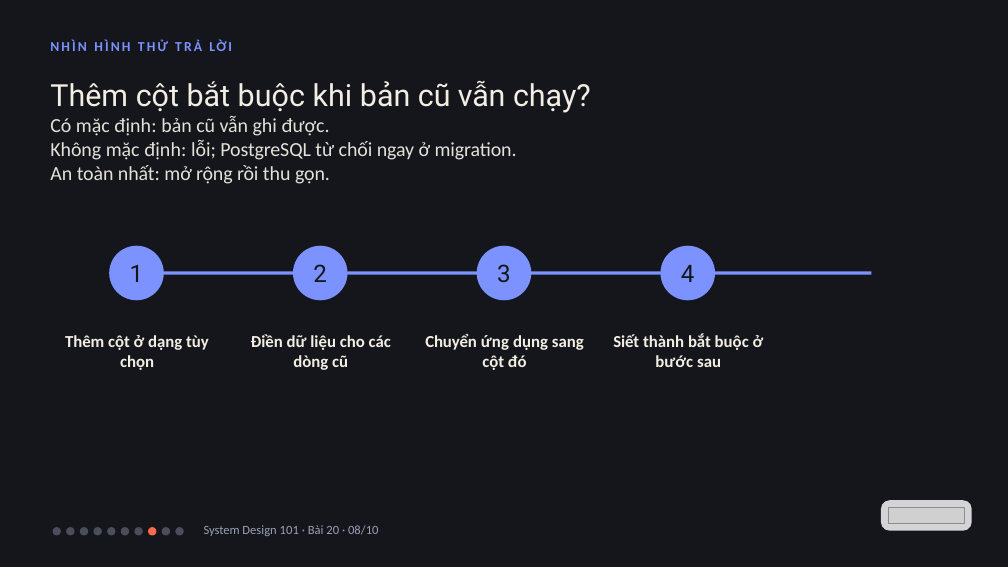
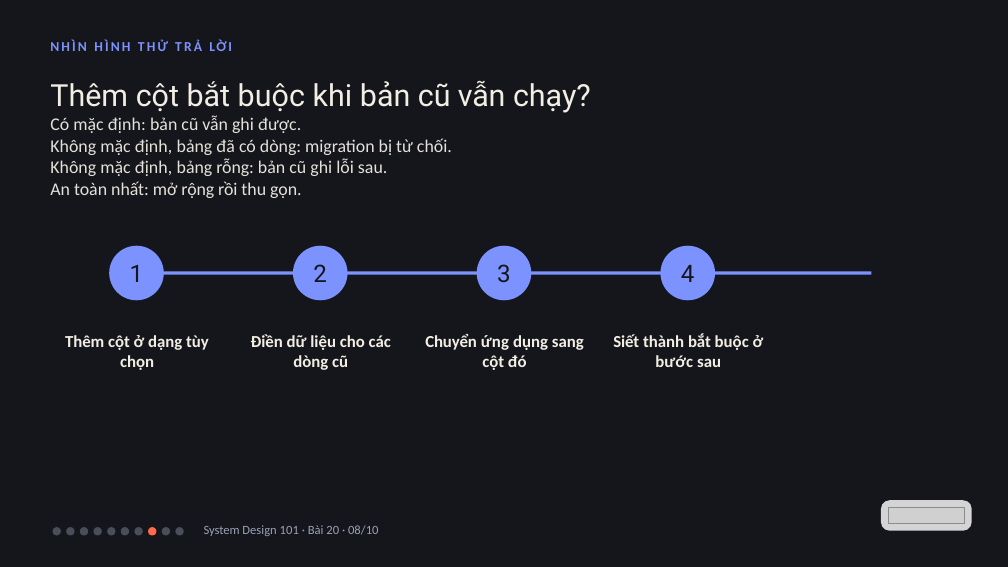
Before and after one commit to vohoailinh90/tool-marketing-studio, a slide deck: slide 8 of system-design-101/vi/lessons/sd-13-020/slides/sd-13-020.pptx. Drawn at 1008x567 pixels with LibreOffice and Linux fonts; fonts in the diff are those of the drawing; grey boxes stand for pictures. Boxes give left, top, right and bottom in pixels: in the first picture for what was removed or moved away, otherwise in the second. Text is boxed around its words. In the diff, an @@ line names an element or a change of style, - is before the commit and + after.

```diff
--- a/system-design-101/vi/lessons/sd-13-020/slides/sd-13-020.pptx
+++ b/system-design-101/vi/lessons/sd-13-020/slides/sd-13-020.pptx
@@ text at (50, 116, 302, 198): size 28.5 to 25.5 pt in "Có mặc định: bản cũ vẫn ghi ...", "An toàn nhất: mở rộng rồi thu ..."; letter spacing 0.1 to 0.2 pt in "định:"; letter spacing 0 to -0.1 pt in "mở" @@
@@ text at (50, 138, 452, 176): text changed; size 28.5 to 25.5 pt @@
-Không mặc định: lỗi; PostgreSQL từ chối ngay ở migration.
+Không mặc định, bảng đã có dòng: migration bị từ chối.
+Không mặc định, bảng rỗng: bản cũ ghi lỗi sau.
```
